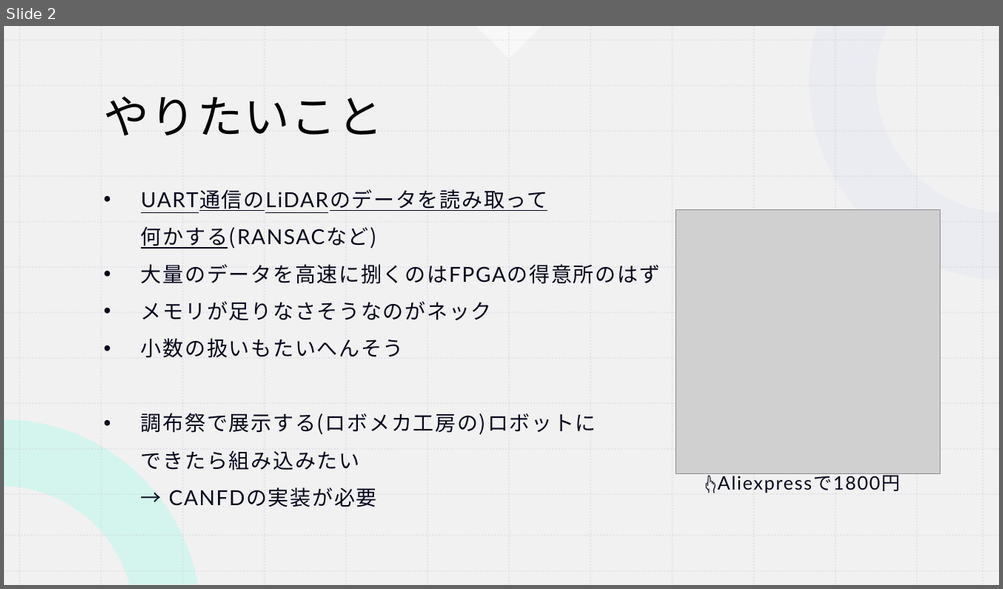
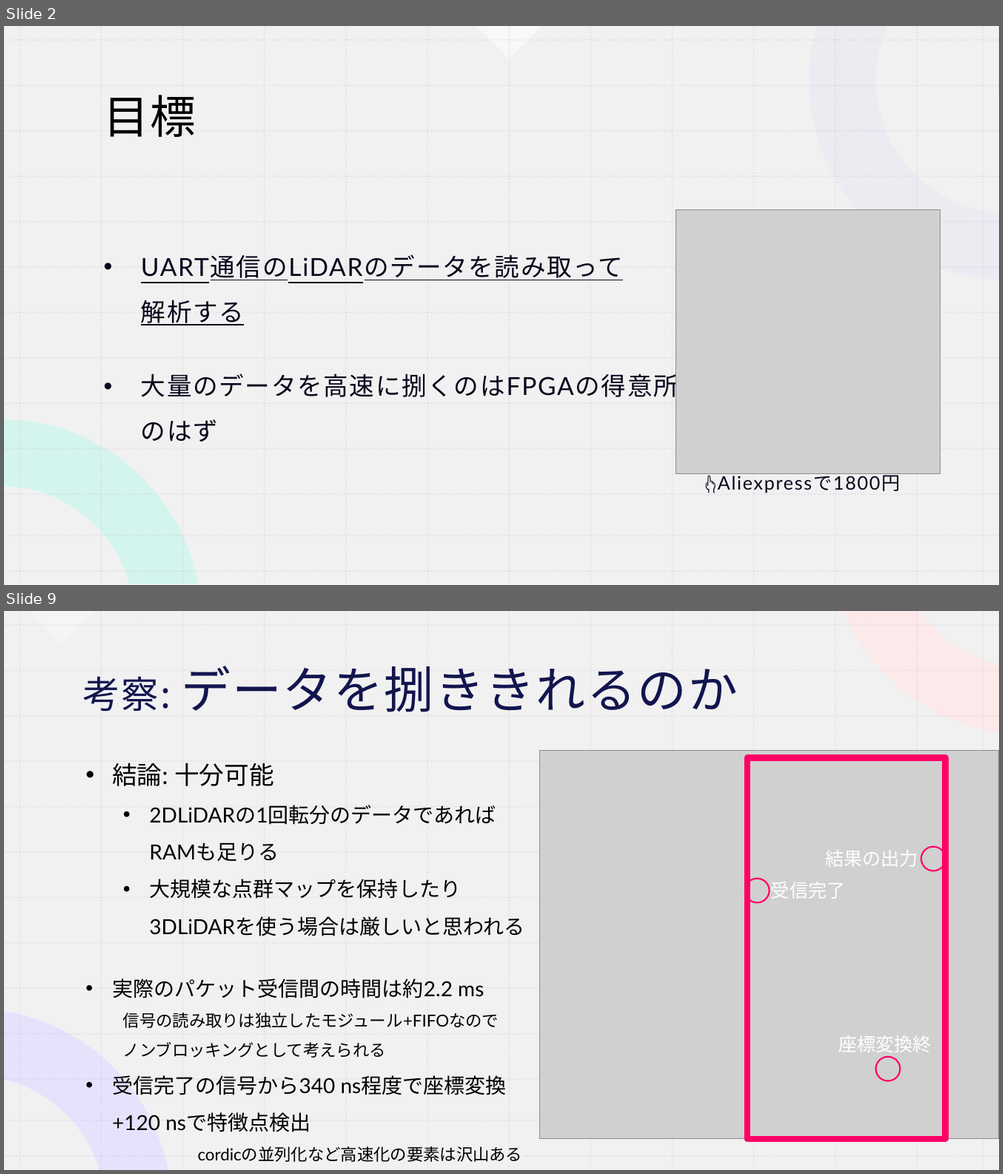
Before and after one commit to koki0517/KOBO_FPGA, a slide deck: 前期最終発表.pptx. Shown one above the other, each under a label of ours: slide 2 before the commit, slides 2 and 9 after it; the slides between them are not shown. The pictures are 1003x589 and 1003x1174 pixels, drawn with LibreOffice and Linux fonts; fonts in the diff are those of the drawing; grey boxes stand for pictures. Boxes give left, top, right and bottom in pixels: in the first picture for what was removed or moved away, otherwise in the second. Text is boxed around its words. In the diff, an @@ line names an element or a change of style, - is before the commit and + after.

```diff
--- a/前期最終発表.pptx
+++ b/前期最終発表.pptx
@@ slide 9 added at box(4, 611, 999, 1170), background #FFFFFF; not listed: 28 template elements that a slide beside it also shows @@
@@ rectangle added at box(4, 611, 999, 1170), fill #FFFFFF @@
@@ rectangle added at box(4, 611, 999, 1170), fill #EEEEEE at 80% opacity @@
@@ right triangle added at box(28, 611, 94, 644), fill #FFFFFF at 30% opacity @@
@@ freeform shape added at box(655, 611, 999, 746), fill #AAA1FE at 50% opacity @@
@@ freeform shape added at box(843, 611, 999, 732), fill #FFE7E7 at 80% opacity @@
@@ title added at box(83, 666, 737, 712), 47.7 pt, text #12154E @@
+考察: データを捌ききれるのか
@@ text added at box(112, 763, 524, 937), 20 pt, text #000000 @@
+• 結論: 十分可能
+  • 2DLiDARの1回転分のデータであれば
+    RAMも足りる
+  • 大規模な点群マップを保持したり
+    3DLiDARを使う場合は厳しいと思われる
@@ picture added at box(540, 751, 999, 1140) @@
@@ rectangle added at box(747, 758, 945, 1139), outline #FF0066 6 pt @@
@@ text added at box(825, 850, 918, 867), 18 pt, text #FFFFFF @@
+結果の出力
@@ ellipse added at box(921, 847, 945, 871), outline #FF0066 1.5 pt @@
@@ ellipse added at box(745, 879, 769, 903), outline #FF0066 1.5 pt @@
@@ text added at box(771, 882, 845, 899), 18 pt, text #FFFFFF @@
+受信完了
@@ text added at box(112, 979, 523, 1162), 16 pt, text #000000 @@
+• 実際のパケット受信間の時間は約2.2 ms
+  信号の読み取りは独立したモジュール+FIFOなので
+  ノンブロッキングとして考えられる
+• 受信完了の信号から340 ns程度で座標変換
+  +120 nsで特徴点検出
+  cordicの並列化など高速化の要素は沢山ある
@@ freeform shape added at box(4, 1020, 232, 1170), fill #220BFD at 20% opacity @@
@@ freeform shape added at box(4, 1011, 168, 1170), fill #E3E0FF at 80% opacity @@
@@ text added at box(838, 1036, 931, 1056), 18 pt, text #FFFFFF @@
+座標変換終
@@ ellipse added at box(876, 1057, 900, 1082), outline #FF0066 1.5 pt @@
@@ group added at box(4, 611, 999, 1170): 26 lines @@
@@ group added at box(4, 611, 999, 1170): 26 lines @@
@@ group added at box(4, 611, 999, 1170): 26 lines @@
@@ group added at box(4, 611, 999, 1170): 26 lines @@
@@ slide 2 changed as well @@
@@ title at box(104, 95, 196, 137): text changed @@
-やりたいこと
+目標
@@ text at box(141, 255, 678, 442): text changed; size 20 to 24 pt @@
-• UART通信のLiDARのデータを読み取って
-  何かする(RANSACなど)
-• 大量のデータを高速に捌くのはFPGAの得意所のはず
-• メモリが足りなさそうなのがネック
-• 小数の扱いもたいへんそう
-• 調布祭で展示する(ロボメカ工房の)ロボットに
-  できたら組み込みたい
-  → CANFDの実装が必要
+• UART通信のLiDARのデータを読み取って
+  解析する
+• 大量のデータを高速に捌くのはFPGAの得意所
+  のはず
```
Also in this commit, not shown: 6 other slides changed, 2 other slides added, 2 slides removed, 11 other files.
